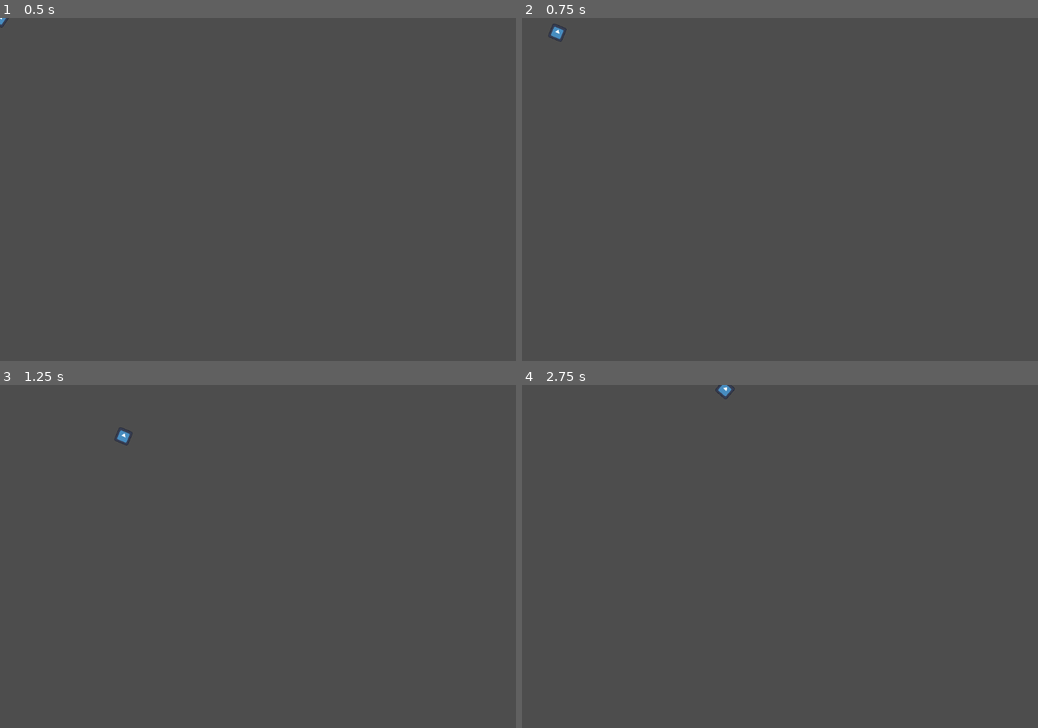
Above: before the commit, frames 1-4 (two rows, left to right).
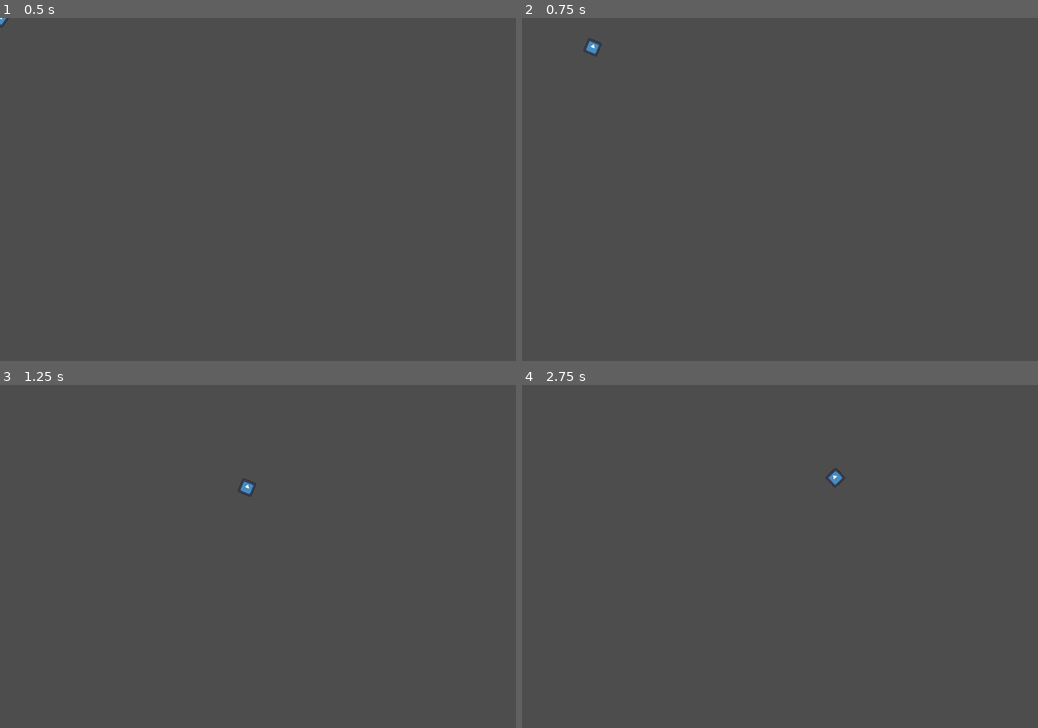
Above: after the commit, the same moments.

Repository: HasenBraten7/BALLS
Game: Godot game, scene res://TCSN/Player.tscn
Same seed, same stepped clock (60 frames per second), same inputs: the game is played once before the commit and once after it. The engine's default icon, where the game draws it, is replaced by a stand-in: a white triangle on a blue panel in a dark square.
Inputs (mouse positions are in pixels of both pictures, inside the frame that each line leads up to):
- Up to frame 1 (0.5 s): no input
- Up to frame 2 (0.75 s): tap Enter at 0.5 s; move the mouse to (893, 172) at 0.52 s; hold W (up) from 0.53 s (still down); click (893, 172) at 0.6 s
- Up to frame 3 (1.25 s): keep holding W (up)
- Up to frame 4 (2.75 s): move the mouse to (676, 573) at 1.27 s; release W (up) at 1.28 s; hold S (down) 1.28-2.03 s; click (676, 573) at 1.35 s; move the mouse to (831, 481) at 2.02 s; hold W (up) from 2.03 s (still down); click (831, 481) at 2.1 s

Frame 1 is identical in both runs. In frame 2, 0.2% of the frame differs, in the area x 5-16%, y 1-12%; in frame 3, 0.2%; in frame 4, 0.2%.

Commit message:
knockback

Diff:
--- a/Scripts/node_2d.gd
+++ b/Scripts/node_2d.gd
@@ -1,6 +1,6 @@
 extends CharacterBody2D
 
-@export var speed = 400
+@export var speed = 800
 @export var attack_range: float = 40.0
 @export var attack_cooldown: float = 0.3
 var can_attack = true
--- a/TCSN/ai.gd
+++ b/TCSN/ai.gd
@@ -1,13 +1,14 @@
 extends CharacterBody2D
 
-@export var speed := 400
+@export var speed := 800
 @export var knockback = 100
 @export var recoil = 10
+@export var knockback_resistance: float = 1
+var knockback_n = Vector2.ZERO
 
 var knockback_velocity: Vector2 = Vector2.ZERO
-var knockback_decay := 800000.0
+var knockback_decay := 80.0
 var is_knocked_back := false
-
 var current_target: CharacterBody2D = null
 
 func _ready():
@@ -52,30 +53,19 @@
 
 func _physics_process(delta):
 	if is_knocked_back:
-		# Knockback zuerst
-		knockback_velocity = knockback_velocity.move_toward(knockback_velocity, knockback_decay * delta)
-		velocity = knockback_velocity
-		if knockback_velocity.length() < 10:
-			is_knocked_back = false
-
+		move_and_slide()
+		knockback = knockback.move_toward(Vector2.ZERO, knockback_resistance)
+		velocity += knockback * delta
+		global_position += velocity
 	else:
 		# Normale Bewegung
 		move_towards_target(current_target)
-
 	move_and_slide()
 
 
-#
-#func _on_area_entered(area):
-	#if area.name == "PlayerHitbox":
-		#take_damage(2000, area.global_position)
-
-
-
-func take_damage(knockback_strength: int, from_position: Vector2):
-	var direction = (global_position - from_position).normalized()
-	knockback_velocity = direction * knockback_strength
+func take_damage(knockback_strength: int, from_position: Vector2, hitbox: HitBox):
 	is_knocked_back = true
-
-
-	#wird aktiviert
+	self.knockback = hitbox.global_position.direction_to(self.global_position)
+	print("hit.glo:", hitbox.global_position)
+	print("self-global:", self.global_position)
+	print("knockback",knockback)
--- a/hitbox.gd
+++ b/hitbox.gd
@@ -4,7 +4,7 @@
 @export var knockback: int = 20 : set = set_knockback, get = get_knockback
 
 func set_knockback(value: int):
-	knockback= value
+	knockback = value
 
 func get_knockback() -> int:
 	return knockback
--- a/hurtbox.gd
+++ b/hurtbox.gd
@@ -10,4 +10,4 @@
 func _on_area_entered(hitbox: HitBox) -> void:
 	if hitbox != null:
 		reveived_damage.emit(hitbox.get_knockback())
-		get_parent().take_damage(20000, global_position)
+		get_parent().take_damage(2, global_position, hitbox)
Not shown, added: TCSN/map.tscn1234795412.tmp
Not shown, added: TCSN/map.tscn1241364563.tmp
Not shown, added: TCSN/map.tscn1252649645.tmp
